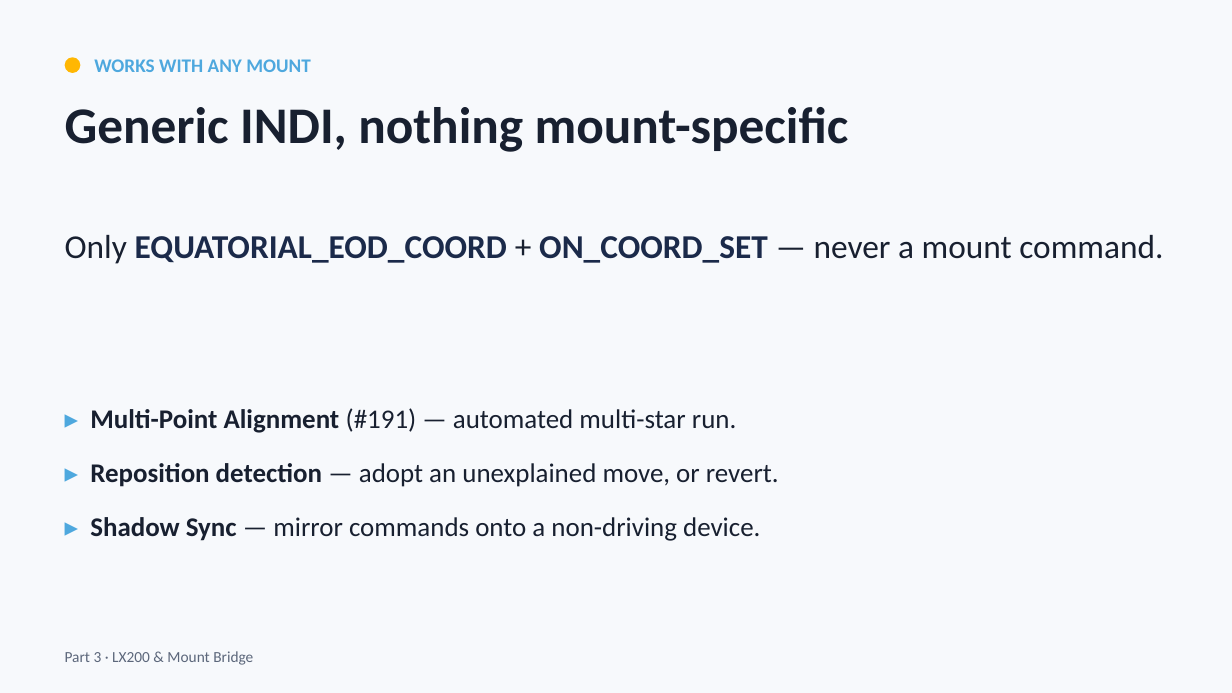
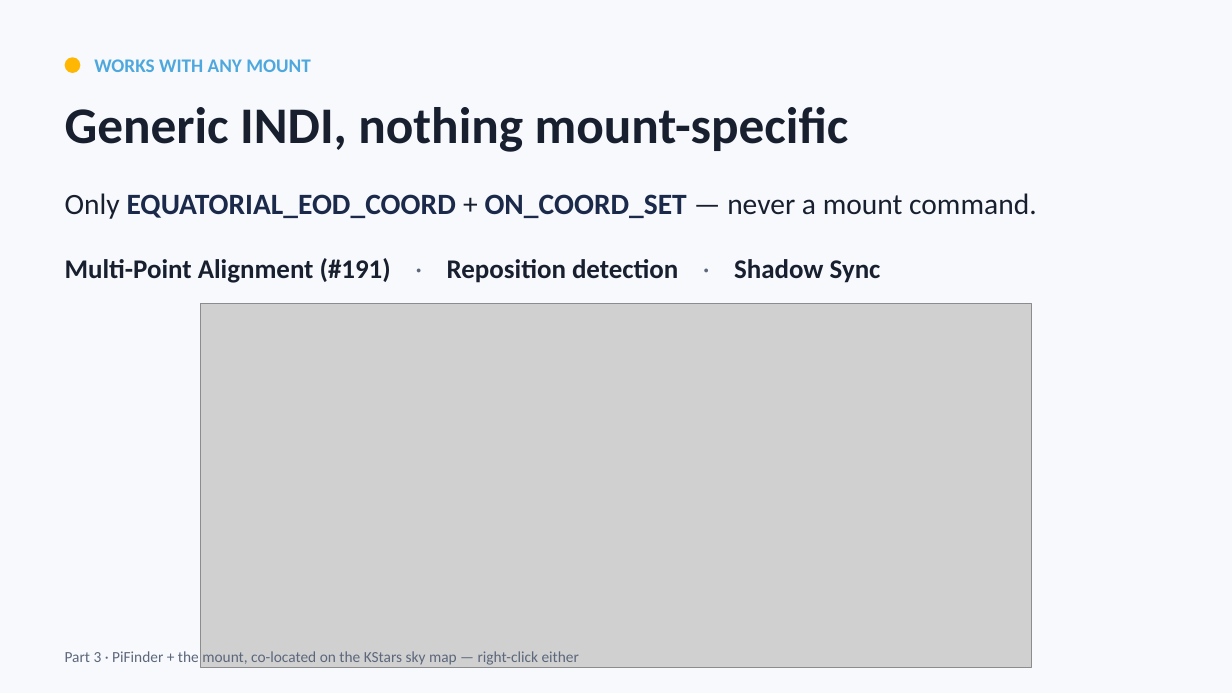
Before and after one commit to apos/PiFinder_Stellarmate, a slide deck: slide 20 of docs/presentations/PFSM_overview.pptx. Drawn at 1232x693 pixels with LibreOffice and Linux fonts; fonts in the diff are those of the drawing; grey boxes stand for pictures. Boxes give left, top, right and bottom in pixels: in the first picture for what was removed or moved away, otherwise in the second. Text is boxed around its words. In the diff, an @@ line names an element or a change of style, - is before the commit and + after.

```diff
--- a/docs/presentations/PFSM_overview.pptx
+++ b/docs/presentations/PFSM_overview.pptx
@@ text "Only EQUATORIAL_EOD_COORD + ON_COORD_SET — ...": place and size @@
-text "Only EQUATORIAL_EOD_COORD + ON_COORD_SET — ..." at <box>65,235,1163,264</box>
+text "Only EQUATORIAL_EOD_COORD + ON_COORD_SET — ..." at <box>65,193,1037,219</box>
@@ text "Only EQUATORIAL_EOD_COORD + ON_COORD_SET — ..." at <box>65,193,1037,219</box>: size 26 to 23 pt; line spacing 1.2 to 1 @@
@@ text at <box>65,258,881,283</box>: text changed; bold on @@
-▸ Multi-Point Alignment (#191) — automated multi-star run.
-▸ Reposition detection — adopt an unexplained move, or revert.
-▸ Shadow Sync — mirror commands onto a non-driving device.
+Multi-Point Alignment (#191) · Reposition detection · Shadow Sync
@@ picture added at <box>201,303,1032,667</box> @@
@@ text at <box>65,651,579,665</box>: text changed @@
-Part 3 · LX200 & Mount Bridge
+Part 3 · PiFinder + the mount, co-located on the KStars sky map — right-click either
```
Also in this commit, not shown: 8 other slides changed, 1 slide added, 7 other files.
